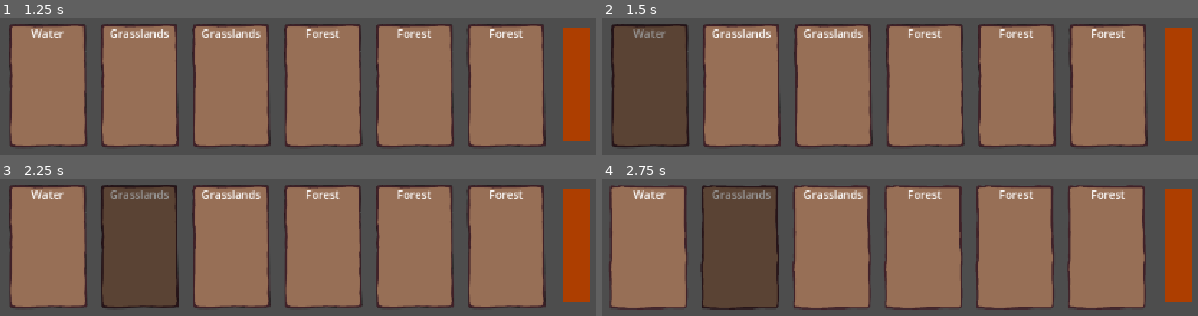
Above: before the commit, frames 1-4 (two rows, left to right).
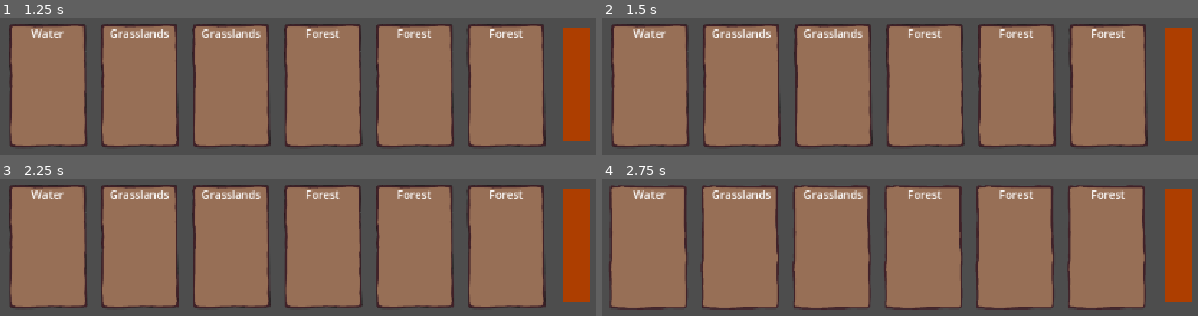
Above: after the commit, the same moments.

Repository: Group05Games/GMTK-Game-Jam-2025
Game: Godot game, scene res://Scenes/UI/CardInventory.tscn
Two runs of this game, one before a commit and one after it. Both use one fixed random seed, a clock stepped at 60 frames per second and the inputs below. This scene is started directly instead of the project's main scene.
Inputs (mouse positions are in pixels of both pictures, inside the frame that each line leads up to):
- Up to frame 1 (1.25 s): click (578, 83) at 0.5 s
- Up to frame 2 (1.5 s): tap Enter at 1.25 s; drag from (649, 86) to (outside the picture) at 1.27 s
- Up to frame 3 (2.25 s): tap Space at 2 s; drag from (137, 247) to (166, 189) at 2.02 s
- Up to frame 4 (2.75 s): no input

Frame 1 is identical in both runs. In frame 2, 11% of the frame differs, in the area x 1-15%, y 5-95%; in frame 3, 11%; in frame 4, 11%, in the area x 16-30%, y 5-96%.

Commit message:
Update card menu order nodes

Diff:
--- a/new-game-project/Scenes/Ryan.tscn
+++ b/new-game-project/Scenes/Ryan.tscn
@@ -1,28 +1,3 @@
 [gd_scene format=3 uid="uid://dp3qc2csilenp"]
 
 [node name="Ryan" type="Node2D"]
-
-[node name="Control" type="Control" parent="."]
-layout_mode = 3
-anchors_preset = 0
-offset_left = 2.03573
-offset_top = -0.128171
-offset_right = 185.036
-offset_bottom = 172.872
-rotation = 0.0026678
-scale = Vector2(1.02498, 1.07963)
-pivot_offset = Vector2(-48.0617, -13.3302)
-tooltip_text = "Hello
-"
-
-[node name="HBoxContainer" type="HBoxContainer" parent="Control"]
-layout_mode = 0
-offset_left = 1300.0
-offset_top = 743.0
-offset_right = 1340.0
-offset_bottom = 783.0
-
-[node name="Panel" type="Panel" parent="Control/HBoxContainer"]
-layout_mode = 2
-tooltip_text = "Hello
-"
--- a/new-game-project/Scenes/UI/CardInventory.tscn
+++ b/new-game-project/Scenes/UI/CardInventory.tscn
@@ -18,24 +18,11 @@
 script = ExtResource("1_sb24l")
 metadata/_edit_use_anchors_ = true
 
-[node name="HoldOpenMenuHover" type="Button" parent="."]
-self_modulate = Color(1, 1, 1, 0)
-layout_mode = 1
-anchors_preset = -1
-anchor_left = 0.0008881
-anchor_top = -0.0416666
-anchor_right = 0.994672
-anchor_bottom = 0.994789
-mouse_filter = 1
-disabled = true
-metadata/_edit_use_anchors_ = true
-
 [node name="MenuPanel" type="Control" parent="."]
 layout_mode = 1
 anchor_left = 0.0044405
 anchor_right = 0.992008
 anchor_bottom = 0.979164
-mouse_filter = 1
 metadata/_edit_use_anchors_ = true
 
 [node name="CardContainer" type="HBoxContainer" parent="MenuPanel"]
@@ -58,6 +45,18 @@
 theme = SubResource("Theme_xtco3")
 metadata/_edit_use_anchors_ = true
 
+[node name="HoldOpenMenuHover" type="Button" parent="."]
+self_modulate = Color(1, 1, 1, 0)
+layout_mode = 1
+anchors_preset = -1
+anchor_left = 0.0008881
+anchor_top = -0.0416666
+anchor_right = 0.994672
+anchor_bottom = 0.994789
+mouse_filter = 1
+disabled = true
+metadata/_edit_use_anchors_ = true
+
 [node name="OpenMenuHover" type="Button" parent="."]
 self_modulate = Color(1, 1, 1, 0)
 layout_mode = 1
